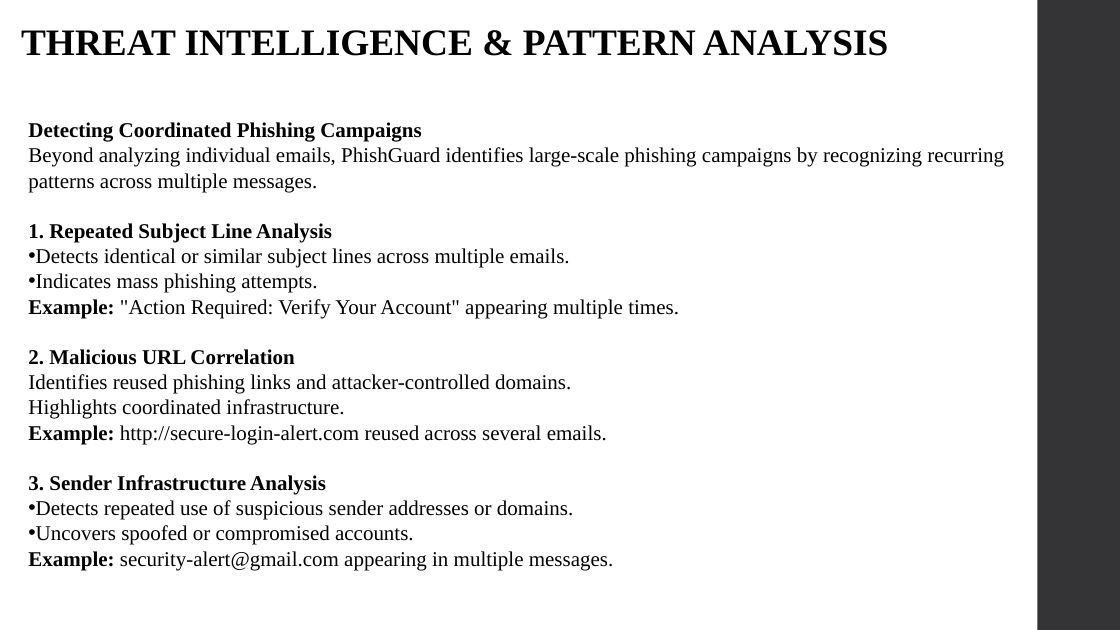
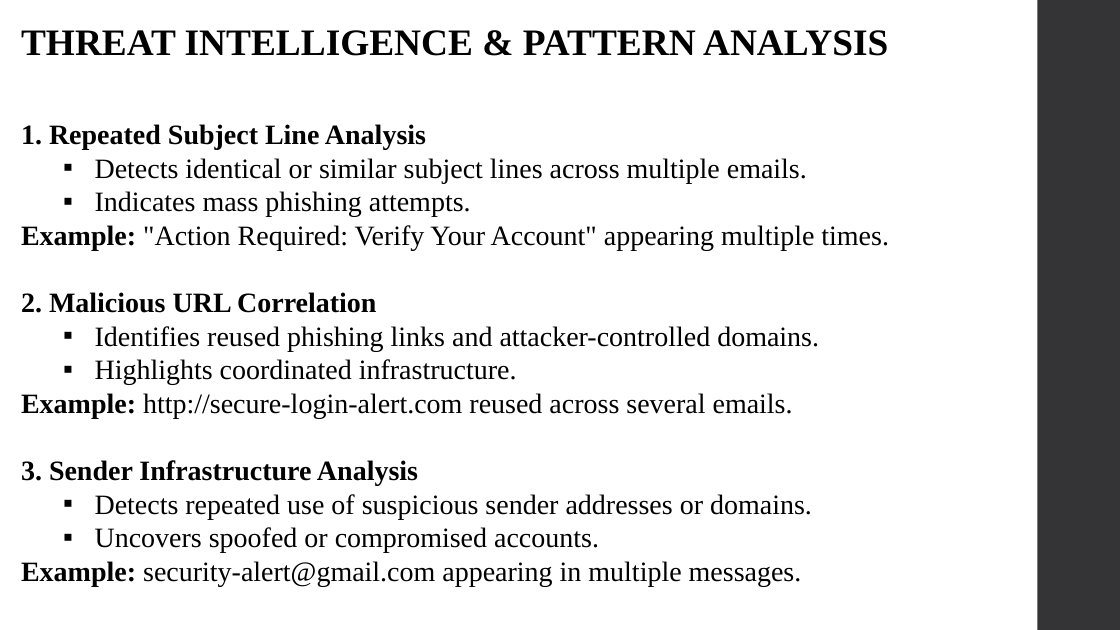
Before and after one commit to Preetamin04/PhishGuard_Data-Loss-Prevention, a slide deck: slide 5 of PhishGuard.pptx. Drawn at 1120x630 pixels with LibreOffice and Linux fonts; fonts in the diff are those of the drawing. Boxes give left, top, right and bottom in pixels: in the first picture for what was removed or moved away, otherwise in the second. Text is boxed around its words. In the diff, an @@ line names an element or a change of style, - is before the commit and + after.

```diff
--- a/PhishGuard.pptx
+++ b/PhishGuard.pptx
@@ text "1. Repeated Subject Line Analysis": place and size @@
-text "1. Repeated Subject Line Analysis" at bbox=[28, 122, 1004, 570]
+text "1. Repeated Subject Line Analysis" at bbox=[21, 124, 889, 586]
@@ text "1. Repeated Subject Line Analysis" at bbox=[21, 124, 889, 586]: size 18 to 24 pt; bullet • to ▪; list level 1 to 2 in "Detects identical or similar subject ..."; list level 1 to 2 in "Indicates mass phishing attempts."; bullet none to ▪; list level 1 to 2 in "Identifies reused phishing links and ..."; list level 1 to 2 in "Highlights coordinated infrastructure."; list level 1 to 2 in "Detects repeated use of suspicious ..."; list level 1 to 2 in "Uncovers spoofed or compromised accounts." @@
@@ text at bbox=[28, 122, 1004, 192]: paragraphs removed @@
-Detecting Coordinated Phishing Campaigns
-Beyond analyzing individual emails, PhishGuard identifies large-scale phishing campaigns by recognizing recurring patterns across multiple messages.
```
Also in this commit, not shown: 5 other slides changed, 1 slide added, 1 slide removed, 3 other files.
